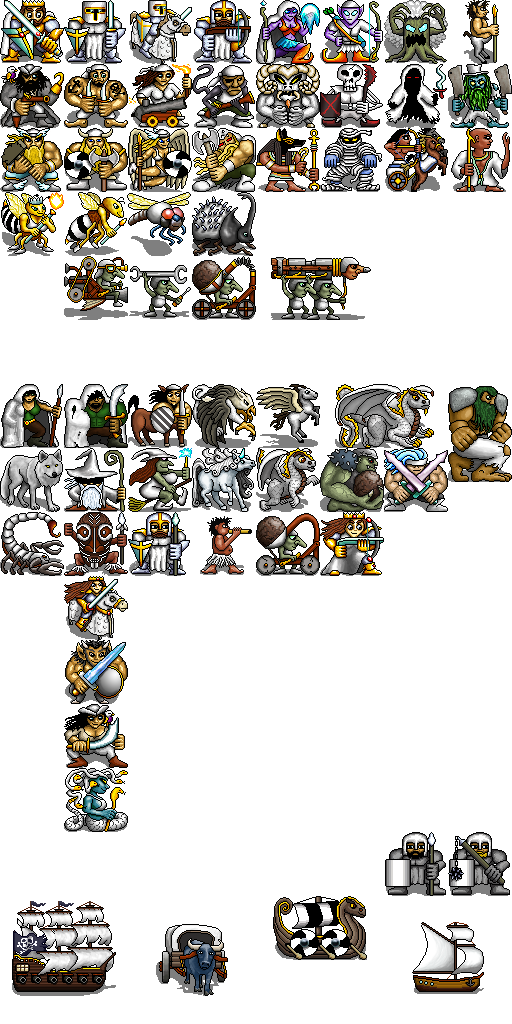
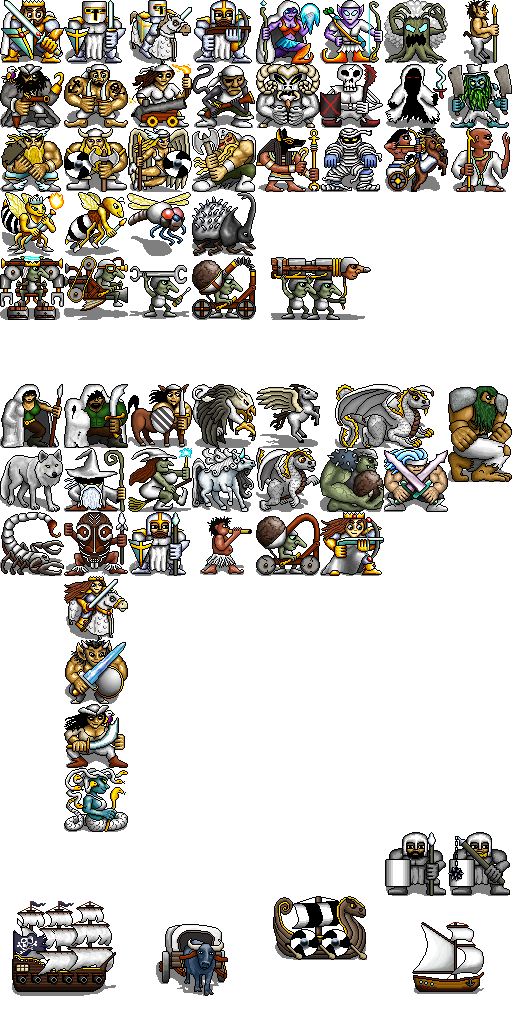
Layered file, before and after one edit (512×1024). Changes by layer:
painted on "Colour" over [15, 267, 48, 306]
painted on "Detail" over [0, 256, 64, 320]
painted on "Shadow" over [0, 307, 60, 320]
